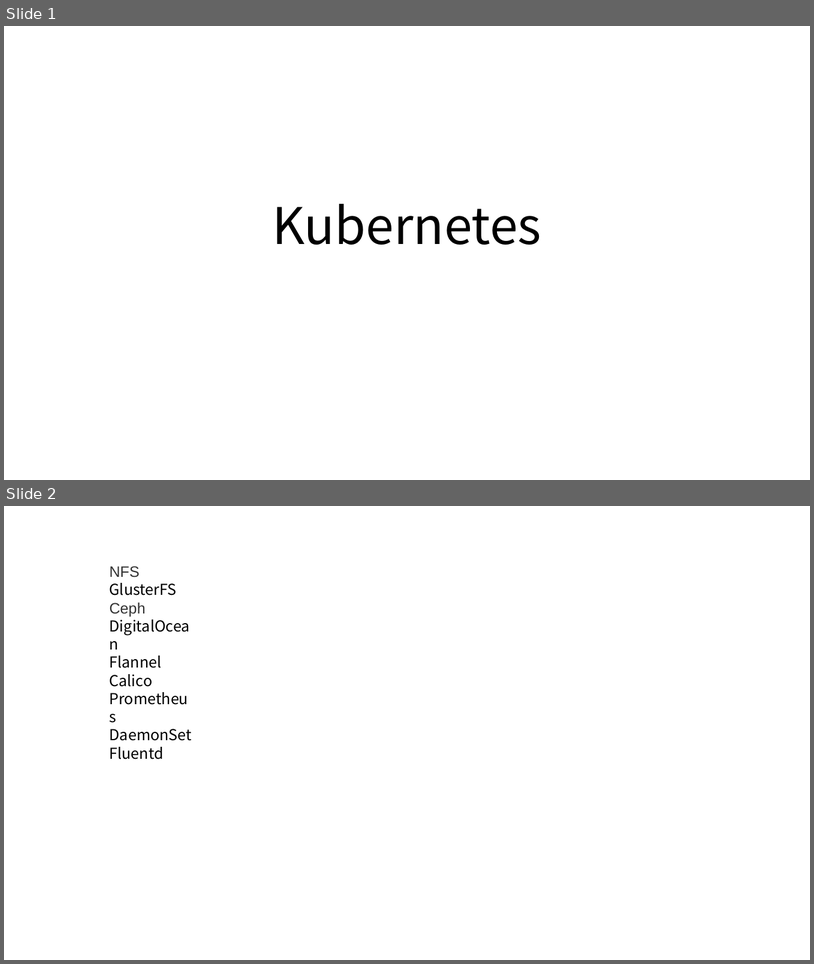
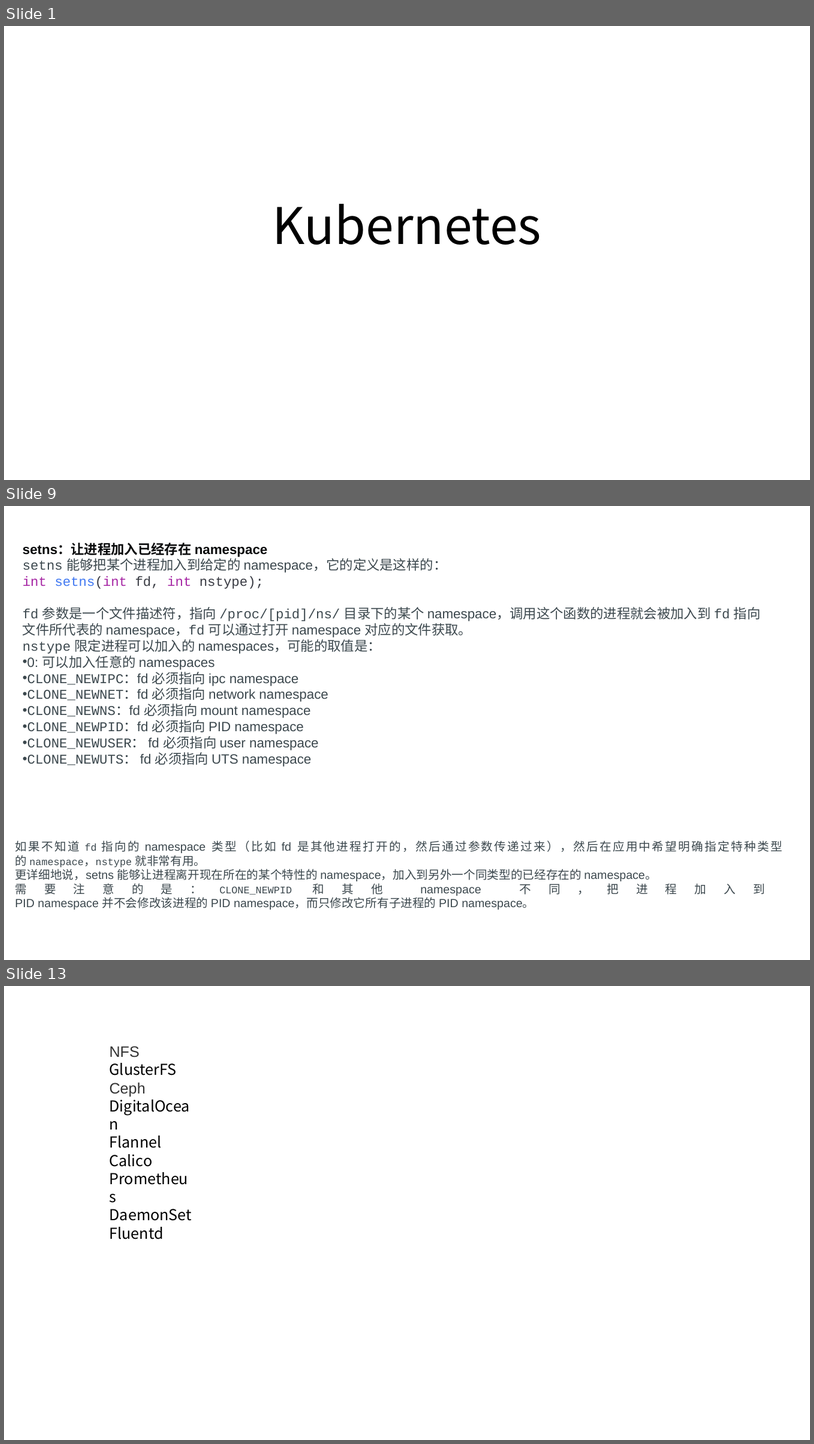
Before and after one commit to axzxs2001/Asp.NetCoreExperiment, a slide deck: Asp.NetCoreExperiment/kubernetes/kubernetes.pptx. Shown one above the other, each under a label of ours: slides 1 and 2 before the commit, slides 1, 9 and 13 after it; the slides between them are not shown. The pictures are 814x964 and 814x1444 pixels, drawn with LibreOffice and Linux fonts; fonts in the diff are those of the drawing. Boxes give left, top, right and bottom in pixels: in the first picture for what was removed or moved away, otherwise in the second. Text is boxed around its words. In the diff, an @@ line names an element or a change of style, - is before the commit and + after.

```diff
--- a/Asp.NetCoreExperiment/kubernetes/kubernetes.pptx
+++ b/Asp.NetCoreExperiment/kubernetes/kubernetes.pptx
@@ slide 9 added at [4, 506, 810, 960], background #FFFFFF @@
@@ text added at [23, 543, 761, 766], 16 pt, text #3C484E @@
+setns：让进程加入已经存在 namespace
+setns 能够把某个进程加入到给定的 namespace，它的定义是这样的：
+int setns(int fd, int nstype);
+fd 参数是一个文件描述符，指向 /proc/[pid]/ns/ 目录下的某个 namespace，调用这个函数的进程就会被加入到 fd 指向文件所代表的 namespace，fd 可以通过打开 namespace 对应的文件获取。
+nstype 限定进程可以加入的 namespaces，可能的取值是：
+• 0: 可以加入任意的 namespaces
+• CLONE_NEWIPC：fd 必须指向 ipc namespace
+• CLONE_NEWNET：fd 必须指向 network namespace
+• CLONE_NEWNS：fd 必须指向 mount namespace
+• CLONE_NEWPID：fd 必须指向 PID namespace
+• CLONE_NEWUSER： fd 必须指向 user namespace
+• CLONE_NEWUTS： fd 必须指向 UTS namespace
@@ text added at [15, 840, 783, 909], 14 pt, text #3C484E @@
+如果不知道 fd 指向的 namespace 类型（比如 fd 是其他进程打开的，然后通过参数传递过来），然后在应用中希望明确指定特种类型的 namespace，nstype 就非常有用。
+更详细地说，setns 能够让进程离开现在所在的某个特性的 namespace，加入到另外一个同类型的已经存在的 namespace。
+需要注意的是：CLONE_NEWPID 和其他 namespace 不同，把进程加入到
+PID namespace 并不会修改该进程的 PID namespace，而只修改它所有子进程的 PID namespace。
@@ what was slide 2 is now slide 13 @@
```
Also in this commit, not shown: 10 other slides added.
